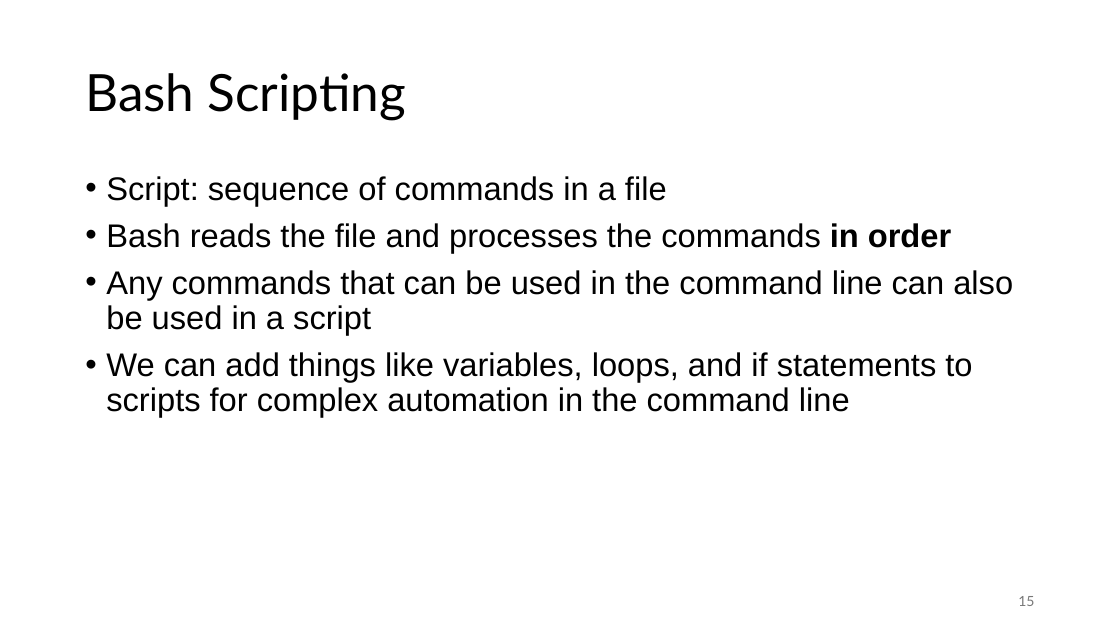
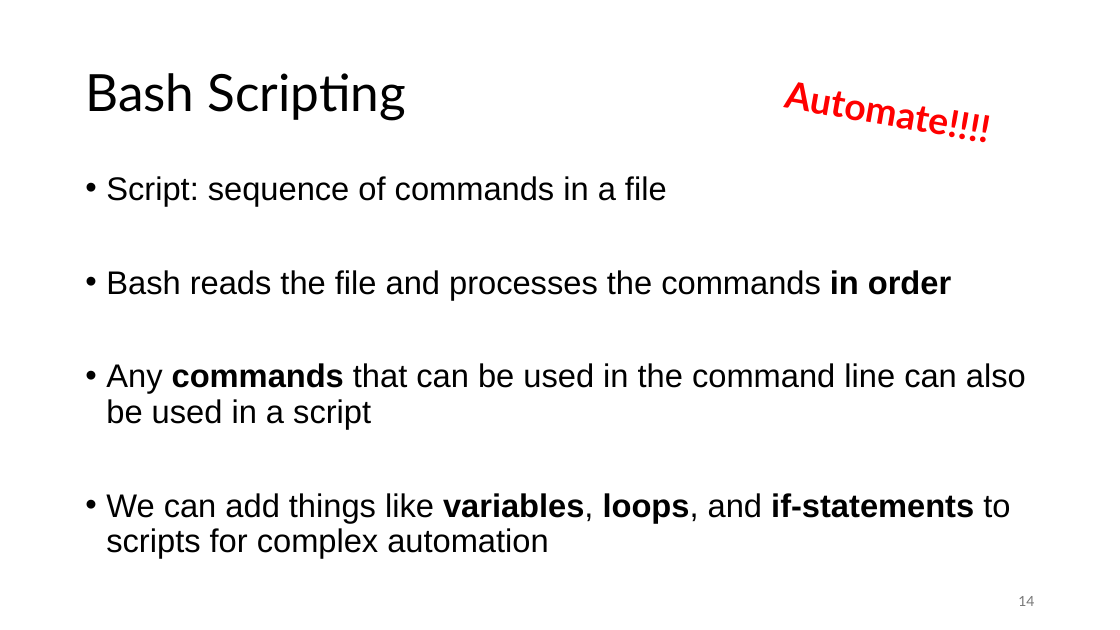
Before and after one commit to chickaroo/Bash_Workshop, a slide deck: slide 14 of Bash_Workshop_Slides.pptx (slide 15 before the commit). Drawn at 1120x630 pixels with LibreOffice and Linux fonts; fonts in the diff are those of the drawing. Boxes give left, top, right and bottom in pixels: in the first picture for what was removed or moved away, otherwise in the second. Text is boxed around its words. In the diff, an @@ line names an element or a change of style, - is before the commit and + after.

Commit message:
updated slides

```diff
--- a/Bash_Workshop_Slides.pptx
+++ b/Bash_Workshop_Slides.pptx
@@ text added at <box>773,65,1010,158</box>, 32 pt, text #FF0000, bold @@
+Automate!!!!
@@ text at <box>106,363,1026,429</box>: bold on in "commands" @@
@@ text at <box>106,493,1010,558</box>: text changed @@
-• We can add things like variables, loops, and if statements to scripts for complex automation in the command line
+• We can add things like variables, loops, and if-statements to scripts for complex automation
@@ page number at <box>1018,596,1034,606</box>: text changed @@
-15
+14
```
Also in this commit, not shown: 5 other slides changed, 2 slides added, 2 slides removed, 1 other file.
